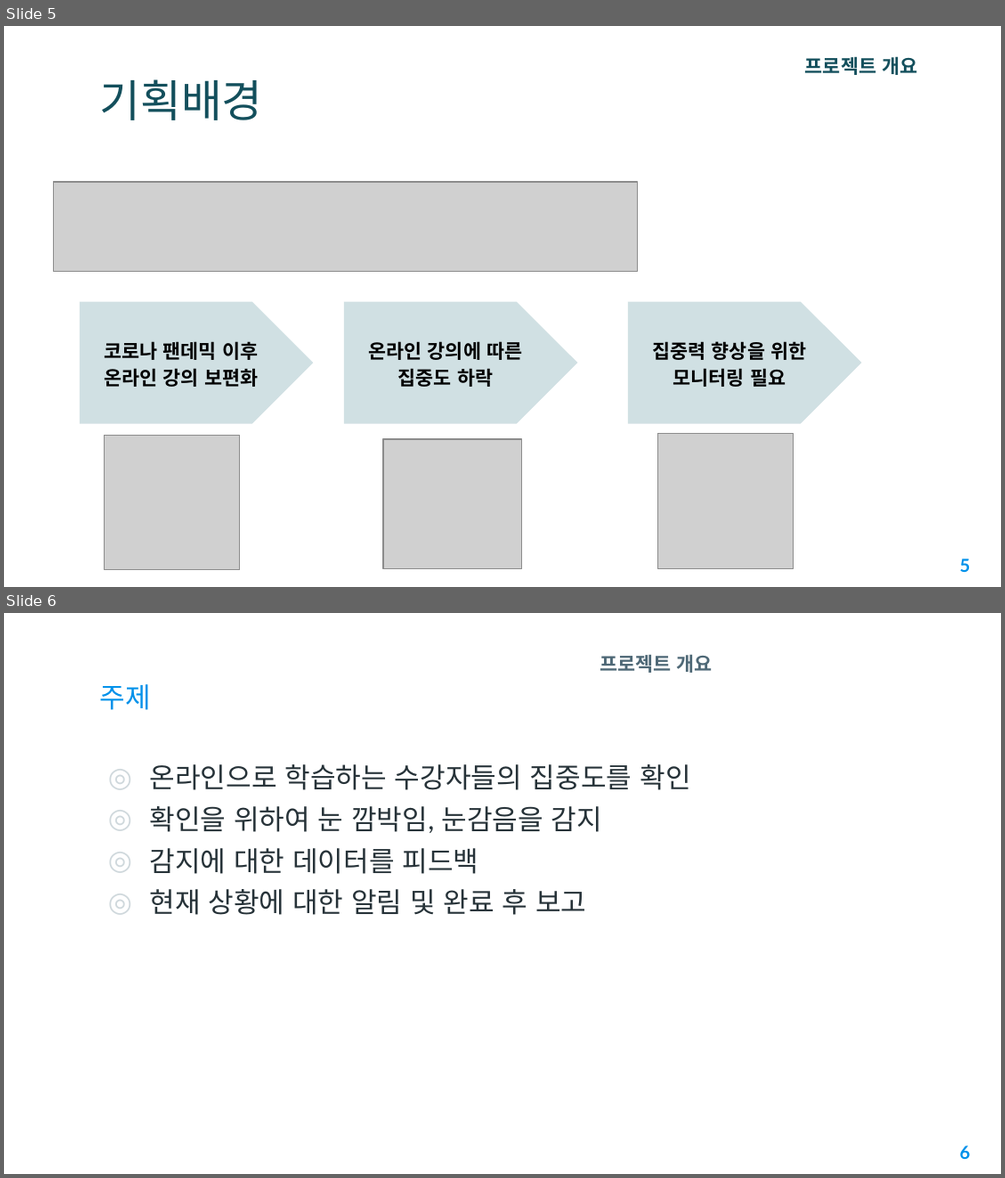
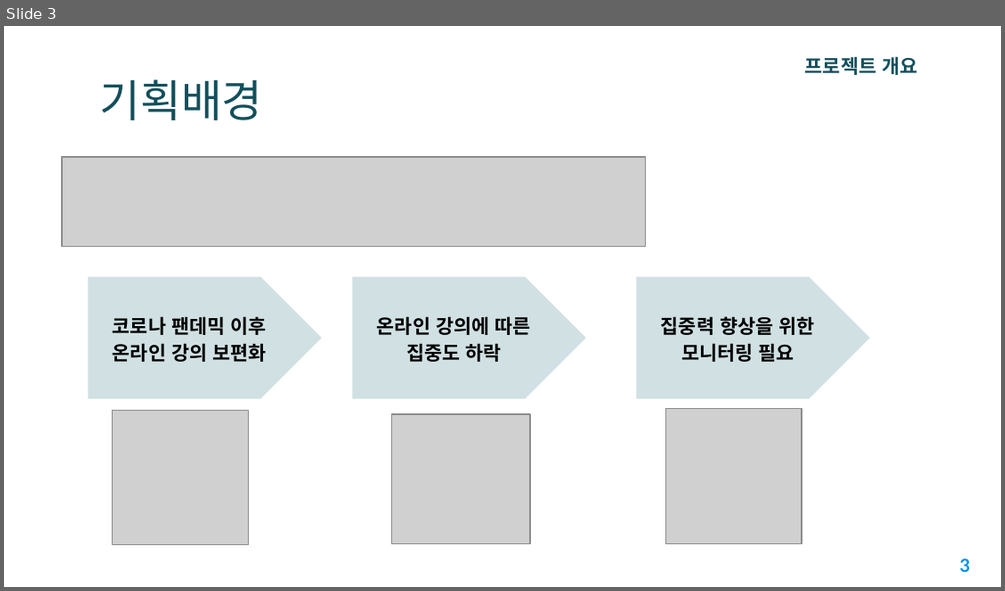
Before and after one commit to CQ-01/DrowsyDetect, a slide deck: concentration_detect/2조_온라인수강_집중도_감지시스템_프로젝트.pptx. Shown one above the other, each under a label of ours: slides 5 and 6 before the commit, slide 3 after it. The pictures are 1005x1178 and 1005x591 pixels, drawn with LibreOffice and Linux fonts; fonts in the diff are those of the drawing; grey boxes stand for pictures; background and template pictures are left out. Boxes give left, top, right and bottom in pixels: in the first picture for what was removed or moved away, otherwise in the second. Text is boxed around its words. In the diff, an @@ line names an element or a change of style, - is before the commit and + after.

```diff
--- a/concentration_detect/2조_온라인수강_집중도_감지시스템_프로젝트.pptx
+++ b/concentration_detect/2조_온라인수강_집중도_감지시스템_프로젝트.pptx
@@ slide 6 removed at <box>4,613,1001,1174</box>, background picture (left out) @@
@@ text removed at <box>599,654,712,673</box> @@
-프로젝트 개요
@@ title removed at <box>100,684,151,710</box> @@
-주제
@@ text removed at <box>150,764,690,915</box> @@
-◎ 온라인으로 학습하는 수강자들의 집중도를 확인
-◎ 확인을 위하여 눈 깜박임, 눈감음을 감지
-◎ 감지에 대한 데이터를 피드백
-◎ 현재 상황에 대한 알림 및 완료 후 보고
@@ page number removed at <box>960,1145,971,1159</box> @@
-6
@@ what was slide 5 is now slide 3 @@
@@ slide 3 changed as well @@
@@ 4 pictures, 3 pentagon arrows: place and size @@
-4 pictures, 3 pentagon arrows at <box>54,182,861,569</box>
+4 pictures, 3 pentagon arrows at <box>62,157,869,544</box>
@@ page number at <box>960,558,971,572</box>: text changed @@
-5
+3
```
Also in this commit, not shown: 5 other slides changed, 2 slides added, 7 other slides removed.
